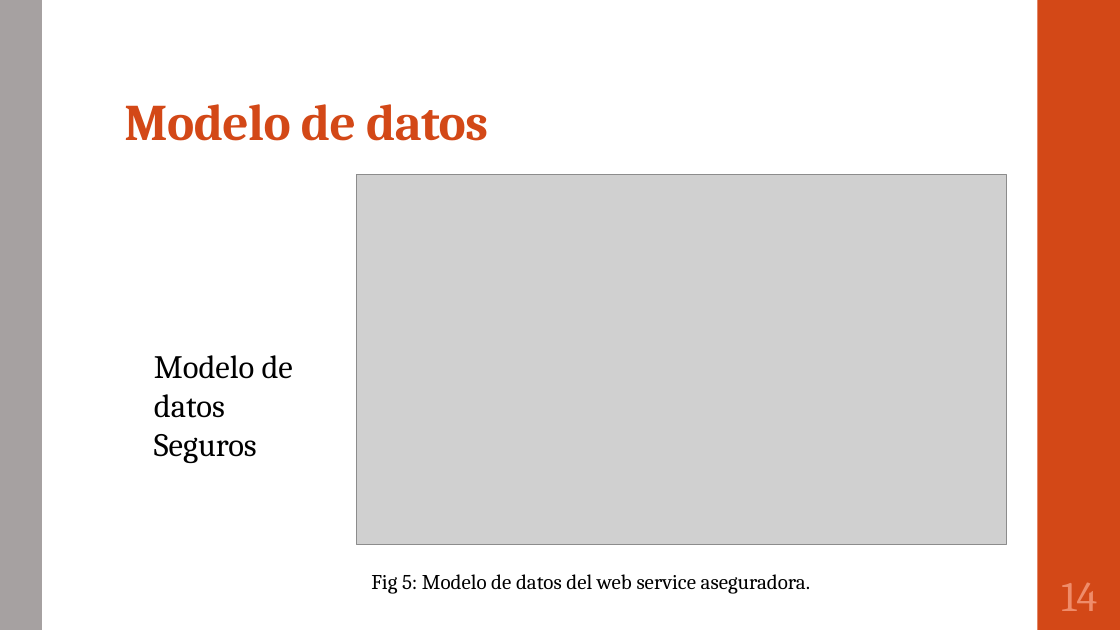
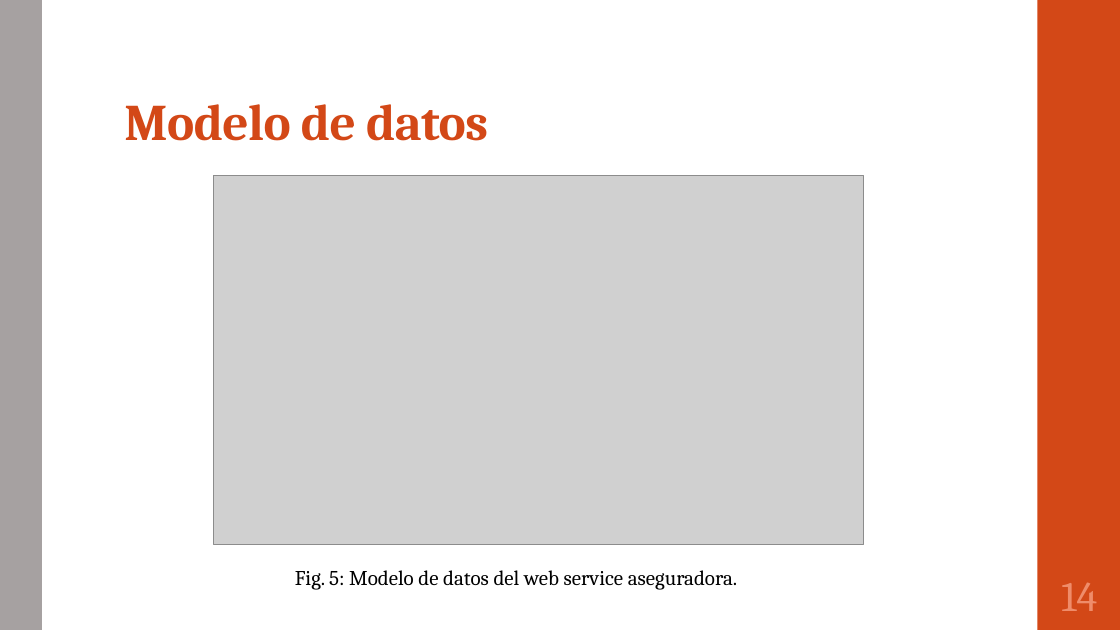
Before and after one commit to portafolio2016/hipocrates, a slide deck: slide 15 of presentación lunes 24 octubre 2016.pptx. Drawn at 1120x630 pixels with LibreOffice and Linux fonts; fonts in the diff are those of the drawing; grey boxes stand for pictures. Boxes give left, top, right and bottom in pixels: in the first picture for what was removed or moved away, otherwise in the second. Text is boxed around its words. In the diff, an @@ line names an element or a change of style, - is before the commit and + after.

Commit message:
Correcciones ortográficas y de layout

```diff
--- a/presentación lunes 24 octubre 2016.pptx
+++ b/presentación lunes 24 octubre 2016.pptx
@@ picture: place and size @@
-picture at [356, 175, 1007, 544]
+picture at [213, 176, 864, 545]
@@ text removed at [154, 355, 293, 463] @@
-Modelo de datos Seguros
@@ text at [295, 570, 737, 590]: text changed @@
-Fig 5: Modelo de datos del web service aseguradora.
+Fig. 5: Modelo de datos del web service aseguradora.
```
Also in this commit, not shown: 12 other slides changed.
